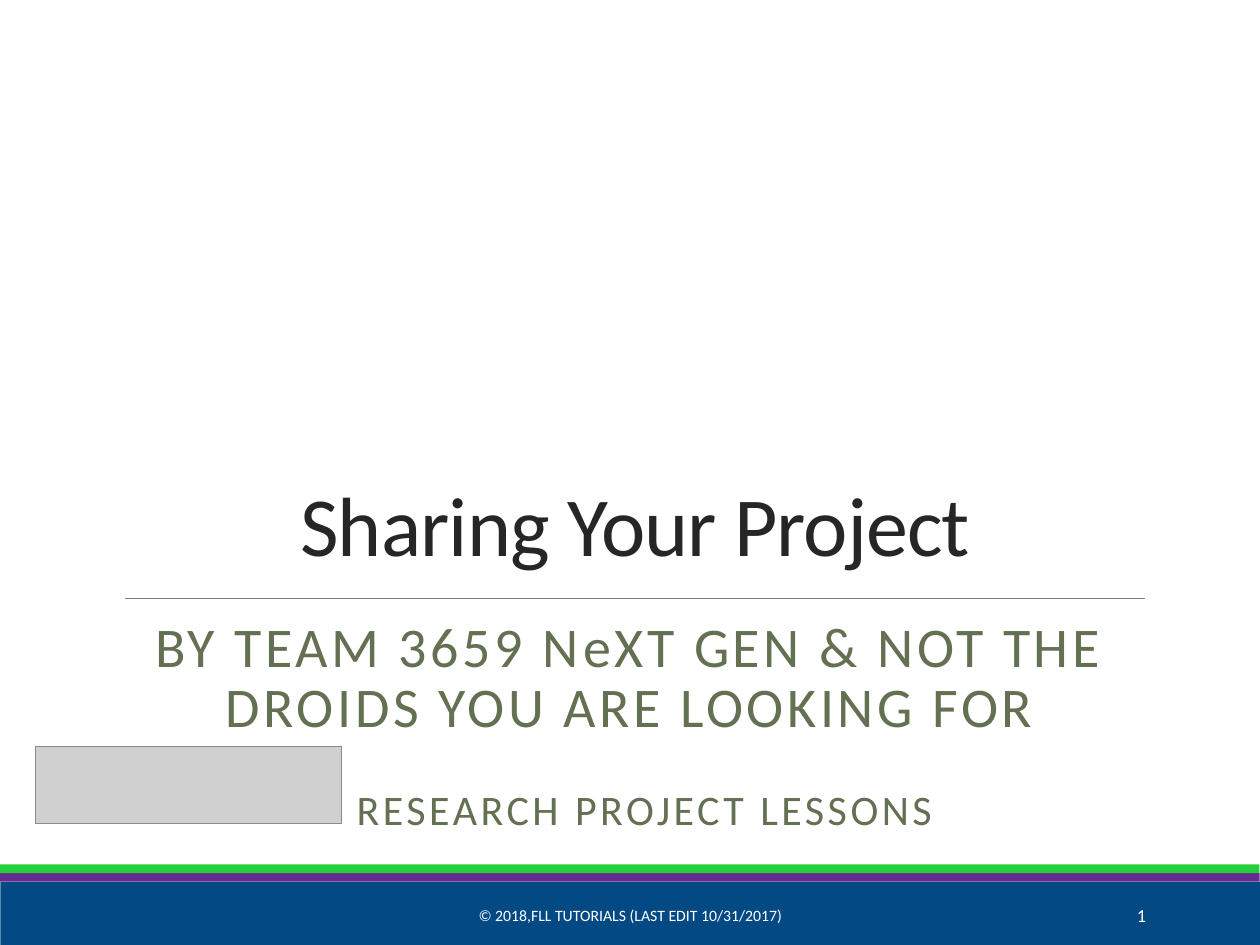
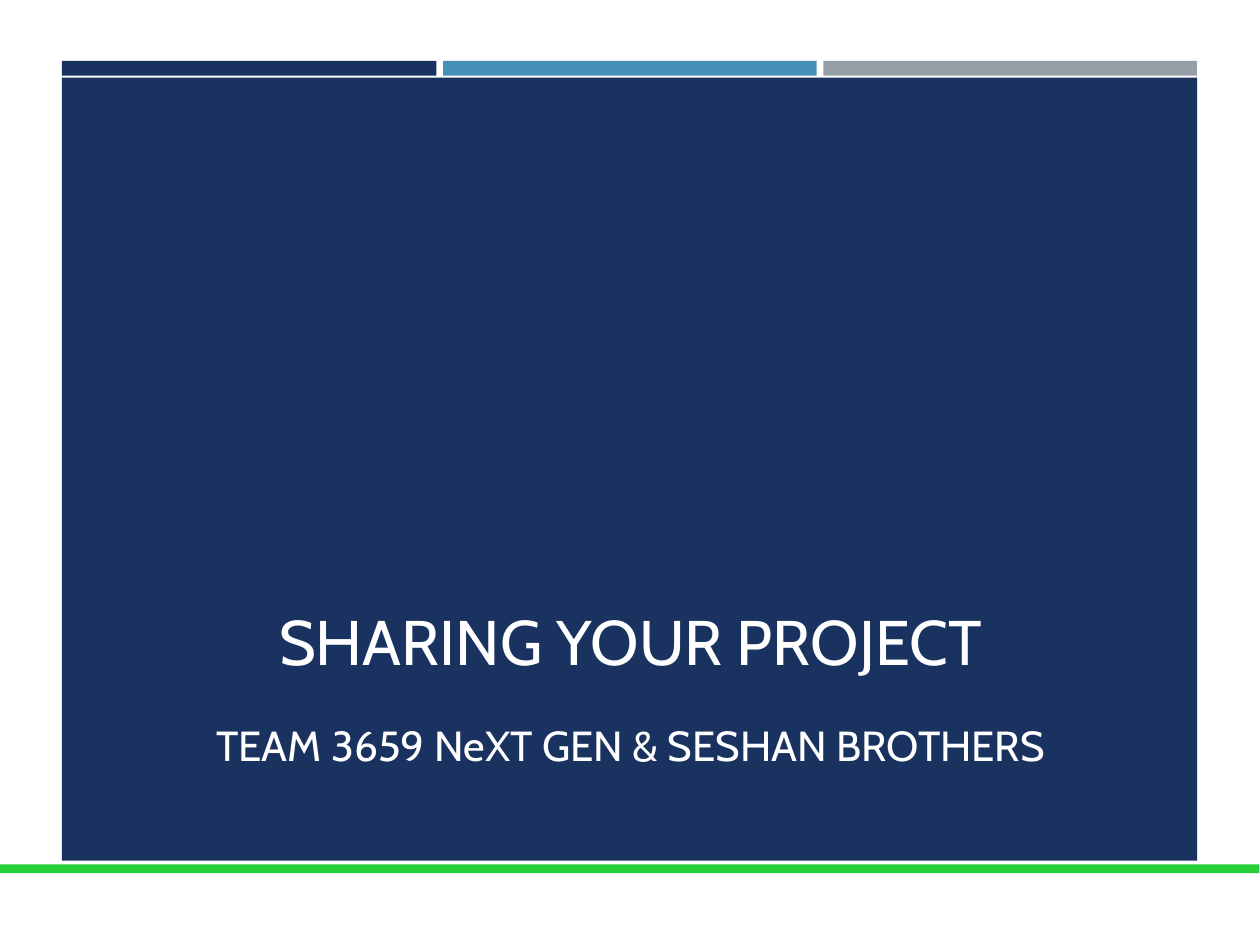
Before and after one commit to ev3lessons/FLL-Tutorials, a slide deck: slide 1 of translations/en-us/Project/Sharing.pptx. Drawn at 1260x945 pixels with LibreOffice and Linux fonts; fonts in the diff are those of the drawing; grey boxes stand for pictures; background and template pictures are left out. Boxes give left, top, right and bottom in pixels: in the first picture for what was removed or moved away, otherwise in the second. Text is boxed around its words. In the diff, an @@ line names an element or a change of style, - is before the commit and + after.

Commit message:
Research Lessons format updated

```diff
--- a/translations/en-us/Project/Sharing.pptx
+++ b/translations/en-us/Project/Sharing.pptx
@@ rectangle added at [62,60,436,76], fill #1A3260 @@
@@ rectangle added at [62,78,1197,861], fill #1A3260 @@
@@ rectangle added at [444,60,816,76], fill #4590B8 @@
@@ rectangle added at [824,60,1197,76], fill #969FA7 @@
@@ line removed from (125, 598) to (1145, 598) @@
@@ title at [279,620,982,676]: text changed; size 48 to 36 pt; font Calibri to Cabin; text colour #262626 to #FFFFFF @@
-Sharing Your Project
+SHARING YOUR PROJECT
@@ picture removed at [35,746,341,823] @@
@@ subtitle at [216,731,1044,762]: text changed; size 32 to 24 pt; font Calibri to Cabin; text colour #637052 to #FFFFFF @@
-BY TEAM 3659 NeXT GEN & NOT THE DROIDS YOU ARE LOOKING FOR
+TEAM 3659 NeXT GEN & SESHAN BROTHERS
@@ text removed at [357,797,931,826] @@
-RESEARCH PROJECT LESSONS
@@ rectangle removed at [0,882,1260,945] @@
@@ rectangle removed at [0,873,1260,882] @@
@@ text removed at [495,909,782,923] @@
-© 2018,FLL TUTORIALS (LAST EDIT 10/31/2017)
@@ page number removed at [1137,910,1146,922] @@
-1
```
Also in this commit, not shown: 7 other slides changed, 10 other files.
